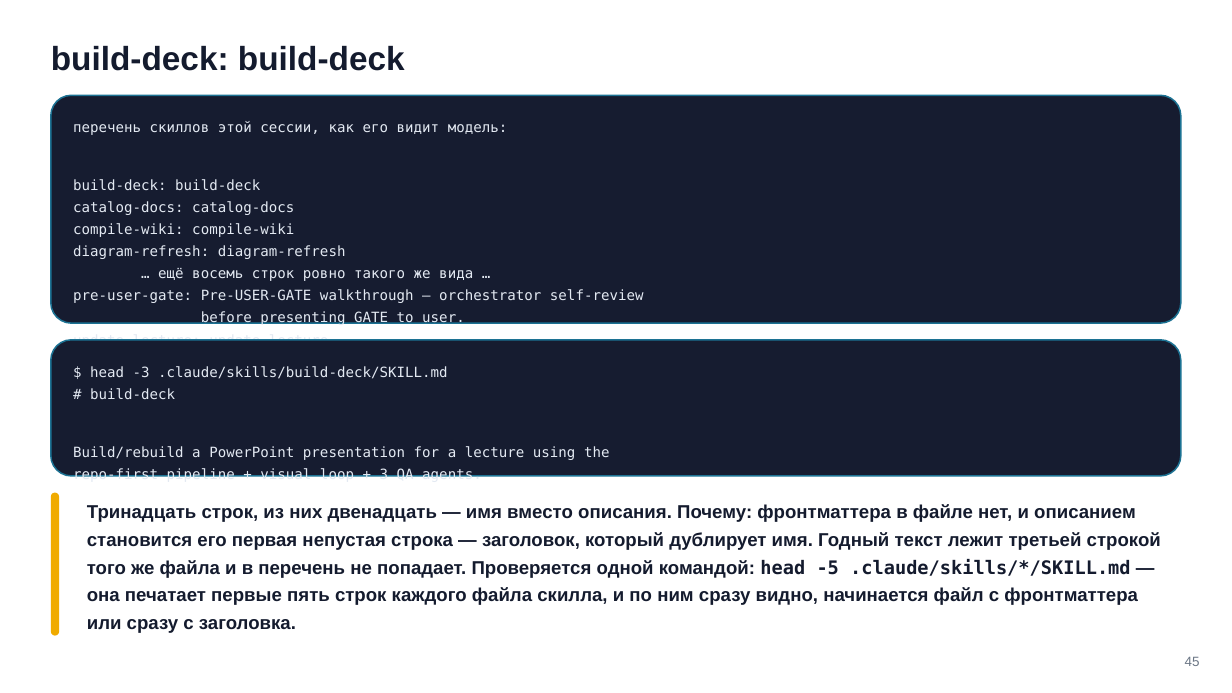
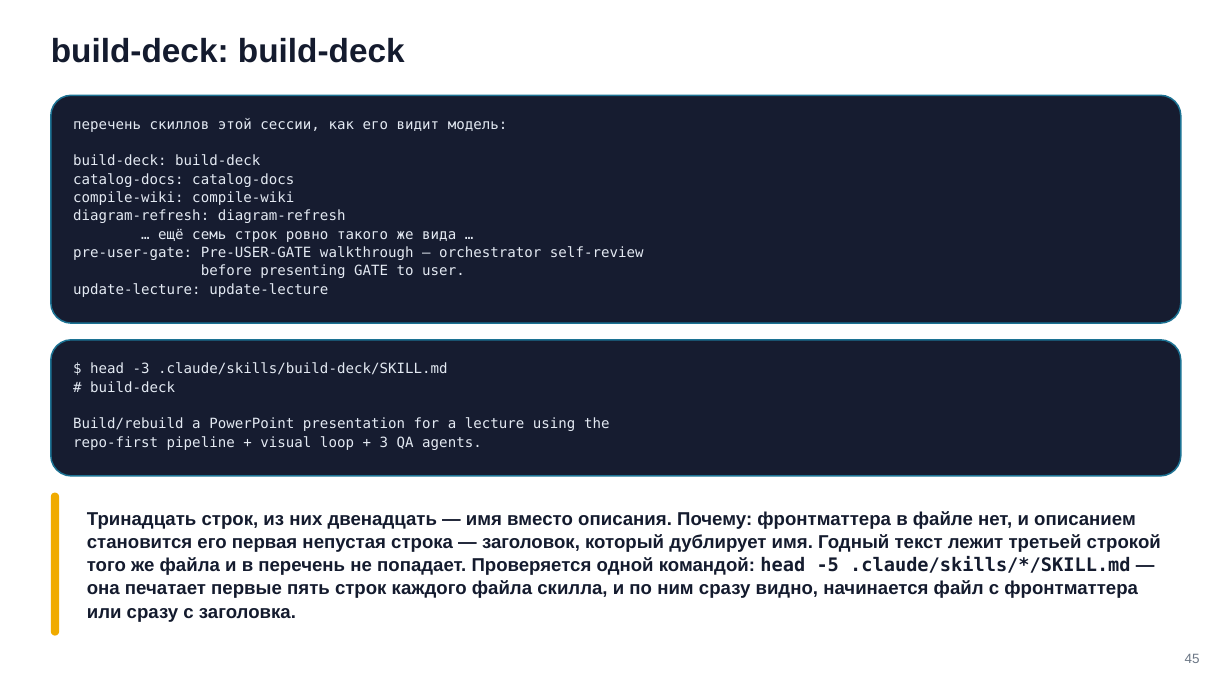
Before and after one commit to tellina-study/AI-usage-lessons, a slide deck: slide 45 of library/seminars/sem-05/rendered/sem-05.pptx. Drawn at 1232x693 pixels with LibreOffice and Linux fonts; fonts in the diff are those of the drawing. Boxes give left, top, right and bottom in pixels: in the first picture for what was removed or moved away, otherwise in the second. Text is boxed around its words. In the diff, an @@ line names an element or a change of style, - is before the commit and + after.

Commit message:
Недомерка межстрочного снята: шаг строки сошёлся с меркой, пять расхождений рендера закрылись сами #211

```diff
--- a/library/seminars/sem-05/rendered/sem-05.pptx
+++ b/library/seminars/sem-05/rendered/sem-05.pptx
@@ text "build-deck: build-deck" at (x1=51, y1=37, x2=405, y2=63): line spacing 1.14 to 29.6pt @@
@@ text at (x1=73, y1=118, x2=644, y2=297): line spacing 1.3 to 14.3pt @@
@@ text at (x1=158, y1=229, x2=456, y2=242): text changed @@
-… ещё восемь строк ровно такого же вида …
+… ещё семь строк ровно такого же вида …
@@ text "$ head -3 .claude/skills/build-deck/SKILL.md" at (x1=73, y1=362, x2=610, y2=450): line spacing 1.3 to 14.3pt @@
@@ text "Тринадцать строк, из них двенадцать ..." at (x1=87, y1=511, x2=1161, y2=622): line spacing 1.24 to 18pt @@
@@ text "45" at (x1=1185, y1=654, x2=1200, y2=663): line spacing 1.18 to 12.4pt @@
```
Also in this commit, not shown: 67 other slides changed, 11 other files.
